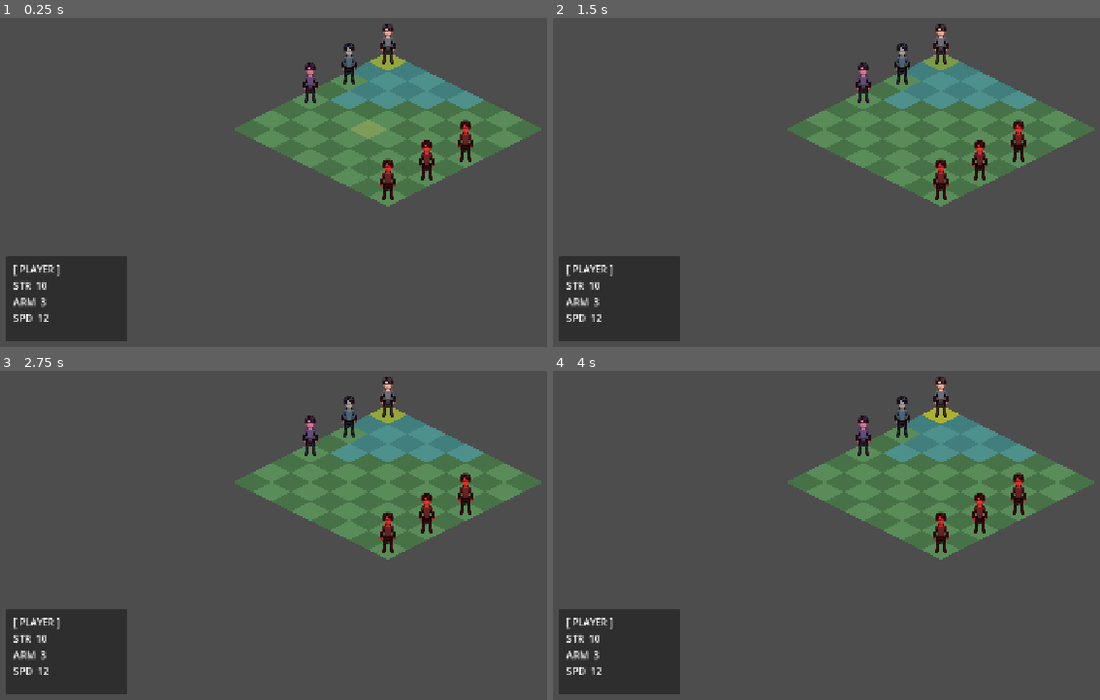
Above: before the commit, frames 1-4 (two rows, left to right).
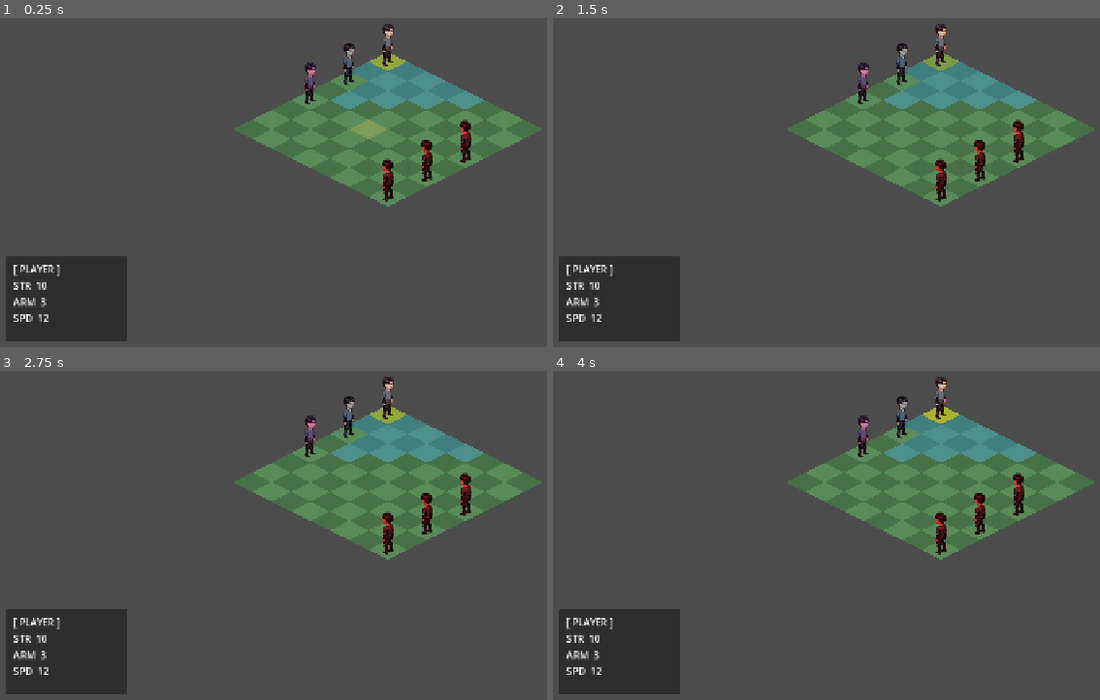
Above: after the commit, the same moments.

Repository: Booldon/iso-srpg
Game: Godot game, scene res://scenes/battle/grid.tscn
The game is run twice, just before and just after one commit, with the same random seed, the same clock (stepped at 60 frames per second) and the same inputs.
Inputs (mouse positions are in pixels of both pictures, inside the frame that each line leads up to):
- Up to frame 1 (0.25 s): no input
- Up to frame 2 (1.5 s): tap Enter at 0.5 s; move the mouse to (outside the picture) at 0.52 s; click (outside the picture) at 0.67 s; tap Space at 1.25 s; move the mouse to (788, 149) at 1.27 s; click (788, 149) at 1.42 s
- Up to frame 3 (2.75 s): tap Enter at 2 s; move the mouse to (464, 387) at 2.02 s; click (464, 387) at 2.17 s
- Up to frame 4 (4 s): tap Space at 2.75 s; move the mouse to (903, 568) at 2.77 s; click (903, 568) at 2.92 s; tap Enter at 3.5 s; move the mouse to (outside the picture) at 3.52 s; click (outside the picture) at 3.67 s

The runs differ from the first frame. In frame 1, 0.9% of the frame differs, in the area x 55-87%, y 1-56%; in frame 2, 0.9%; in frame 3, 0.9%; in frame 4, 0.9%.

Commit message:
feat(step:4/ux): directional unit sprites on move and attack
was:  all units face south regardless of movement or attack direction
now:  units face their move target each step; attacker faces target on attack; teams face each other at battle start

ref:  unit.gd — face_toward_pos(), _ready(); grid_manager.gd — _execute_player_attack(), _run_enemy_turn()

Co-Authored-By: Claude Opus 4.8 <noreply@anthropic.com>

Diff:
--- a/scripts/battle/grid_manager.gd
+++ b/scripts/battle/grid_manager.gd
@@ -108,6 +108,7 @@
 func _execute_player_attack(hit_armor: bool) -> void:
 	_clear_move_range()
 	var attacker := _turn_manager.current_unit()
+	attacker.face_toward_pos(_pending_target.position)
 	Combat.resolve_attack(attacker, _pending_target, hit_armor)
 	if _pending_target.stats.strength <= 0:
 		_kill_unit(_pending_target)
@@ -141,6 +142,7 @@
 			hit_armor = false  # can deal real damage — hit Strength
 		else:
 			hit_armor = not target.stats.armor_reduction_immune  # hit Armor only if target is not immune
+		unit.face_toward_pos(target.position)
 		Combat.resolve_attack(unit, target, hit_armor)
 		if target.stats.strength <= 0:
 			_kill_unit(target)
--- a/scripts/battle/unit.gd
+++ b/scripts/battle/unit.gd
@@ -2,6 +2,17 @@
 class_name Unit
 
 signal movement_finished
+
+const TEX_N  := preload("res://assets/characters/protagonist/north.png")
+const TEX_NE := preload("res://assets/characters/protagonist/north-east.png")
+const TEX_E  := preload("res://assets/characters/protagonist/east.png")
+const TEX_SE := preload("res://assets/characters/protagonist/south-east.png")
+const TEX_S  := preload("res://assets/characters/protagonist/south.png")
+const TEX_SW := preload("res://assets/characters/protagonist/south-west.png")
+const TEX_W  := preload("res://assets/characters/protagonist/west.png")
+const TEX_NW := preload("res://assets/characters/protagonist/north-west.png")
+
+@onready var _sprite: Sprite2D = $Sprite2D
 
 var is_player: bool = true
 var stats: UnitStats = null
@@ -10,9 +21,36 @@
 var is_moving: bool = false
 
 
+func _ready() -> void:
+	# Players face south-east (toward enemy side); enemies face north-west
+	_sprite.texture = TEX_SE if is_player else TEX_NW
+
+
+func face_toward_pos(target_pos: Vector2) -> void:
+	var delta := target_pos - position
+	var sx := 0
+	var sy := 0
+	if absf(delta.x) > 0.5:
+		sx = 1 if delta.x > 0.0 else -1
+	if absf(delta.y) > 0.5:
+		sy = 1 if delta.y > 0.0 else -1
+	if sx == 0 and sy == 0:
+		return
+	match Vector2i(sx, sy):
+		Vector2i( 1, -1): _sprite.texture = TEX_NE
+		Vector2i( 1,  0): _sprite.texture = TEX_E
+		Vector2i( 1,  1): _sprite.texture = TEX_SE
+		Vector2i( 0,  1): _sprite.texture = TEX_S
+		Vector2i(-1,  1): _sprite.texture = TEX_SW
+		Vector2i(-1,  0): _sprite.texture = TEX_W
+		Vector2i(-1, -1): _sprite.texture = TEX_NW
+		Vector2i( 0, -1): _sprite.texture = TEX_N
+
+
 func move_along_path(screen_path: Array[Vector2]) -> void:
 	is_moving = true
 	for target_pos in screen_path:
+		face_toward_pos(target_pos)
 		var tween := create_tween()
 		tween.tween_property(self, "position", target_pos, 0.15)
 		await tween.finished
Not shown, changed: scripts/battle/CLAUDE.md
